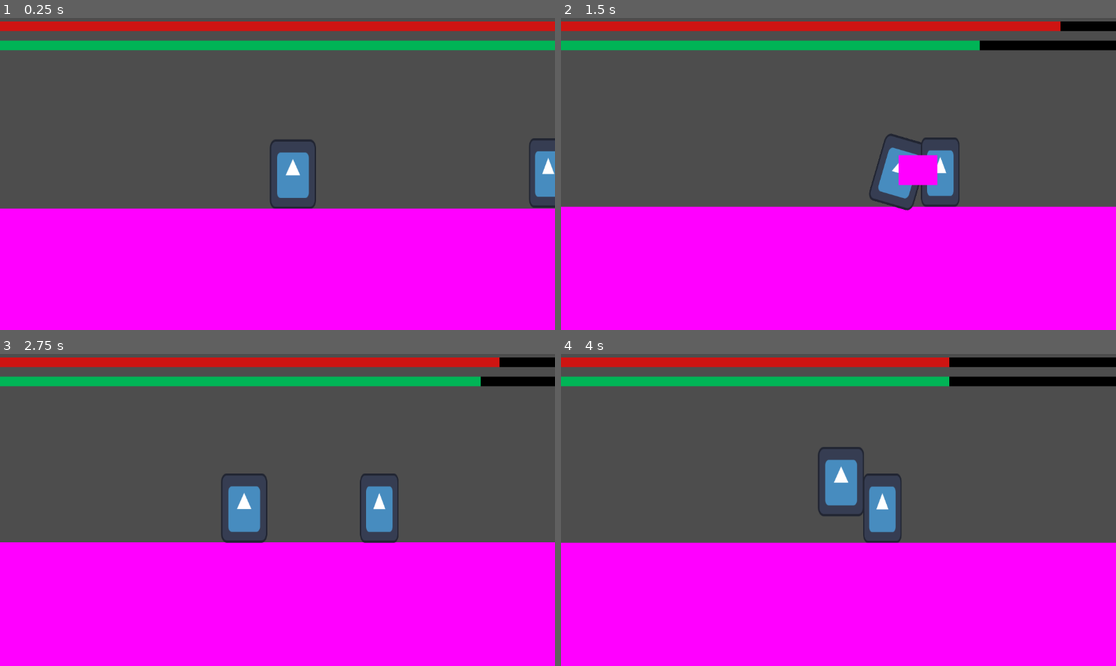
Above: before the commit, frames 1-4 (two rows, left to right).
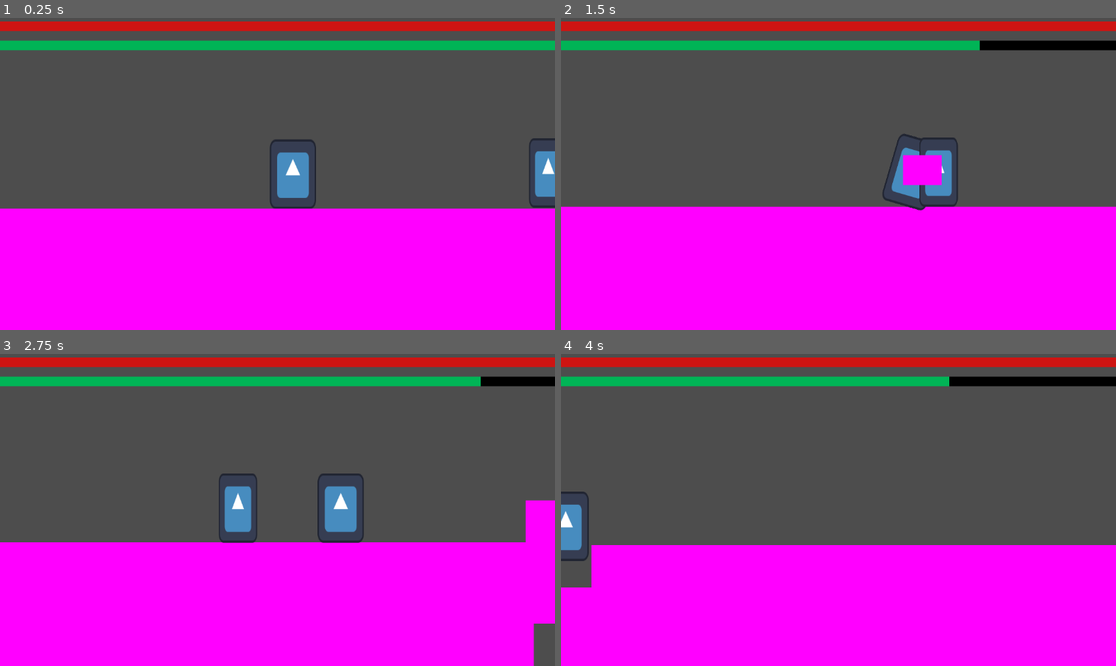
Above: after the commit, the same moments.

Repository: CodeScratcher/soulslike
Game: Godot game, scene res://Levels/test_scene.tscn
The game is run twice, just before and just after one commit, with the same random seed, the same clock (stepped at 60 frames per second) and the same inputs. The engine's default icon, where the game draws it, is replaced by a stand-in: a white triangle on a blue panel in a dark square.
Inputs (mouse positions are in pixels of both pictures, inside the frame that each line leads up to):
- Up to frame 1 (0.25 s): no input
- Up to frame 2 (1.5 s): move the mouse to (960, 158) at 0.52 s; hold D (right) from 0.53 s (still down); click (960, 158) at 0.6 s; tap W (jump) at 0.77 s; move the mouse to (727, 189) at 1.27 s; tap Space (roll) at 1.35 s
- Up to frame 3 (2.75 s): tap W (jump) at 1.52 s; move the mouse to (333, 441) at 2.02 s; release D (right) at 2.03 s; hold A (left) from 2.03 s (still down); click (333, 441) at 2.1 s
- Up to frame 4 (4 s): move the mouse to (810, 572) at 2.77 s; release A (left) at 2.78 s; hold D (right) from 2.78 s (still down); tap Space (roll) at 2.85 s; tap W (jump) at 3.02, 3.77 s; move the mouse to (1005, 556) at 3.52 s; click (1005, 556) at 3.6 s

The runs differ from the first frame. In frame 2, 1.5% of the frame differs, in the area x 55-100%, y 1-62%; in frame 3, 4.3%; in frame 4, 5.1%, in the area x 0-100%, y 1-75%.

Commit message:
Fixed enemy attack animation

Diff:
--- a/Objects/Player.tscn
+++ b/Objects/Player.tscn
@@ -55,7 +55,7 @@
 tracks/1/interp = 1
 tracks/1/loop_wrap = true
 tracks/1/keys = {
-"times": PackedFloat32Array(0.2, 0.8),
+"times": PackedFloat32Array(0, 0.8),
 "transitions": PackedFloat32Array(1, 1),
 "update": 1,
 "values": [true, false]
@@ -94,7 +94,7 @@
 tracks/1/interp = 1
 tracks/1/loop_wrap = true
 tracks/1/keys = {
-"times": PackedFloat32Array(0.2, 0.8),
+"times": PackedFloat32Array(0, 0.8),
 "transitions": PackedFloat32Array(1, 1),
 "update": 1,
 "values": [true, false]
@@ -127,13 +127,11 @@
 
 [node name="Player" type="CharacterBody2D" groups=["player"]]
 collision_layer = 8
-collision_mask = 5
 script = ExtResource("1_ck7nh")
 metadata/_edit_horizontal_guides_ = [-24.0, -72.0]
 
 [node name="Sprite2D" type="Sprite2D" parent="."]
 position = Vector2(16, -28)
-rotation = 6.28319
 scale = Vector2(0.375, 0.5625)
 texture = ExtResource("2_oq334")
 
--- a/Objects/test_enemy.tscn
+++ b/Objects/test_enemy.tscn
@@ -39,7 +39,7 @@
 tracks/1/interp = 1
 tracks/1/loop_wrap = true
 tracks/1/keys = {
-"times": PackedFloat32Array(0, 0.7),
+"times": PackedFloat32Array(0.2, 0.5),
 "transitions": PackedFloat32Array(1, 1),
 "update": 1,
 "values": [false, true]
@@ -78,7 +78,7 @@
 tracks/1/interp = 1
 tracks/1/loop_wrap = true
 tracks/1/keys = {
-"times": PackedFloat32Array(0, 0.7),
+"times": PackedFloat32Array(0.2, 0.5),
 "transitions": PackedFloat32Array(1, 1),
 "update": 1,
 "values": [false, true]
@@ -93,7 +93,7 @@
 "times": PackedFloat32Array(0.1, 0.4, 0.7, 1),
 "transitions": PackedFloat32Array(1, 1, 1, 1),
 "update": 0,
-"values": [Vector2(0, 0), Vector2(50, 0), Vector2(-10, 0), Vector2(0, 0)]
+"values": [Vector2(0, 0), Vector2(-50, 0), Vector2(-10, 0), Vector2(0, 0)]
 }
 
 [sub_resource type="AnimationLibrary" id="AnimationLibrary_p3w34"]
--- a/Scripts/test_enemy.gd
+++ b/Scripts/test_enemy.gd
@@ -17,8 +17,6 @@
 
 	if velocity.x != 0:
 		$Sprite2D.flip_h = sign(velocity.x) > 0
-		$Hitbox.scale.x = sign(velocity.x)
-		$AttackArea.position.x
 		$AttackArea.scale.x = sign(velocity.x)
 
 	move_and_slide()
@@ -43,4 +41,7 @@
 
 func _on_attack_area_body_entered(body):
 	if body.is_in_group("player"):
-		$AnimationPlayer.play("attack")
+		if velocity.x > 0:
+			$AnimationPlayer.play("attack")
+		else:
+			$AnimationPlayer.play("attack_left")
Not shown: 1 places in Levels/test_scene.tscn that only renumber resources
